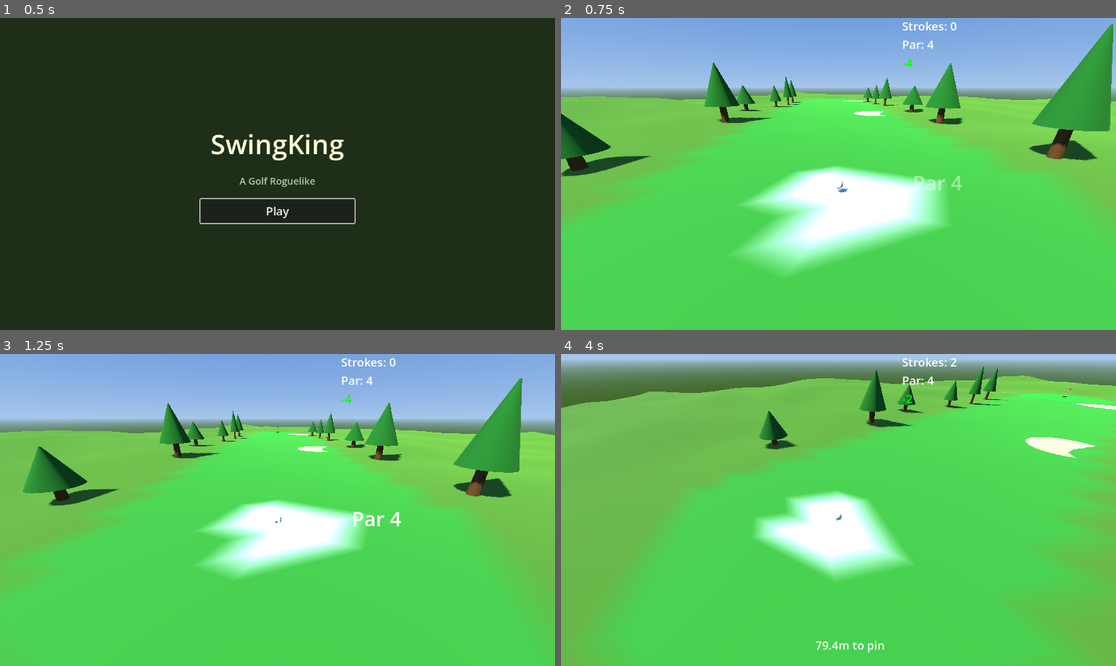
Above: before the commit, frames 1-4 (two rows, left to right).
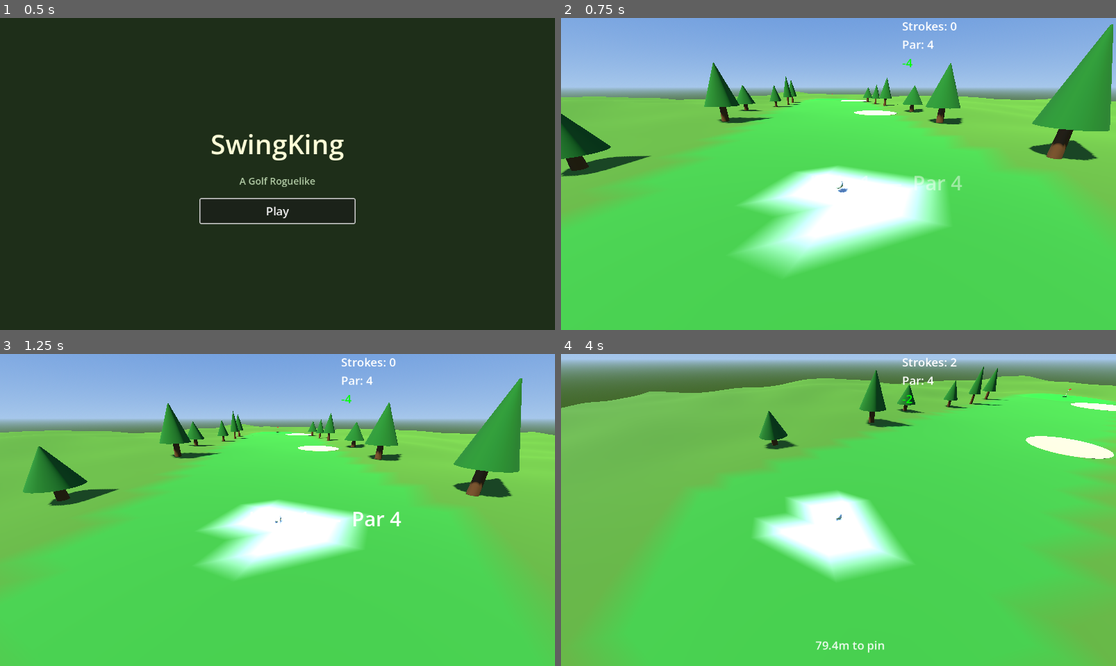
Above: after the commit, the same moments.

Repository: alexanderbenfox/golf-roguelike-godot
Game: Godot game, scene res://scenes/main_menu.tscn
Same seed, same stepped clock (60 frames per second), same inputs: the game is played once before the commit and once after it.
Inputs (mouse positions are in pixels of both pictures, inside the frame that each line leads up to):
- Up to frame 1 (0.5 s): no input
- Up to frame 2 (0.75 s): click "Play" at 0.5 s
- Up to frame 3 (1.25 s): no input
- Up to frame 4 (4 s): move the mouse to (960, 494) at 1.27 s; click (960, 494) at 1.35 s; move the mouse to (727, 525) at 2.02 s; click (727, 525) at 2.1 s; move the mouse to (894, 441) at 2.77 s; click (894, 441) at 2.85 s; move the mouse to (810, 572) at 3.52 s; click (810, 572) at 3.6 s

Frame 1 is identical in both runs. In frame 2, less than 0.1% of the frame differs, in the area x 50-61%, y 26-32%; in frame 3, less than 0.1%; in frame 4, 0.4%, in the area x 83-100%, y 15-34%.

Commit message:
Fixed issues with bunkers appearing in the middle of terrain and updated the terrain generation plan to include info about per-zone-friction updates

Diff:
--- a/scripts/procedural_hole.gd
+++ b/scripts/procedural_hole.gd
@@ -158,12 +158,19 @@
 
 
 func _build_bunker(obs: HoleGenerator.ObstacleDescriptor) -> void:
-	var base_y: float = _terrain_height_at(obs.world_position.x, obs.world_position.z)
+	# Sample terrain height at center + edge points so the disc sits above the
+	# highest point within its footprint (avoids clipping on sloped terrain).
+	var cx: float = obs.world_position.x
+	var cz: float = obs.world_position.z
+	var r: float = obs.radius
+	var base_y: float = _terrain_height_at(cx, cz)
+	for offset: Vector2 in [Vector2(r, 0), Vector2(-r, 0), Vector2(0, r), Vector2(0, -r)]:
+		base_y = maxf(base_y, _terrain_height_at(cx + offset.x, cz + offset.y))
 	_add_disc_mesh(
-		Vector3(obs.world_position.x, base_y, obs.world_position.z),
+		Vector3(cx, base_y, cz),
 		obs.radius,
 		SAND_COLOR,
-		0.013
+		0.05
 	)
 
 
Not shown, changed: docs/terrain-generation-plan.md
